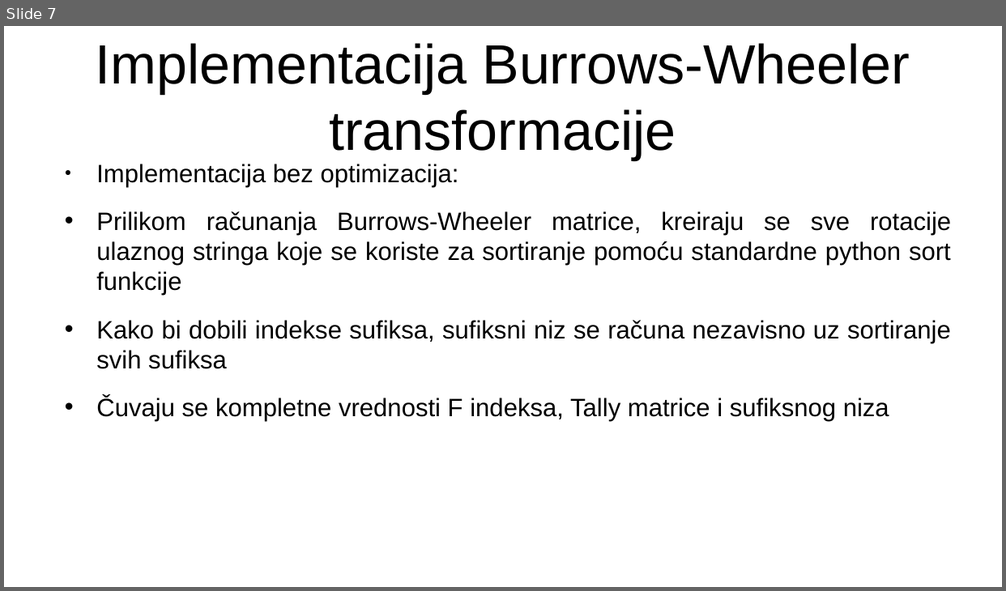
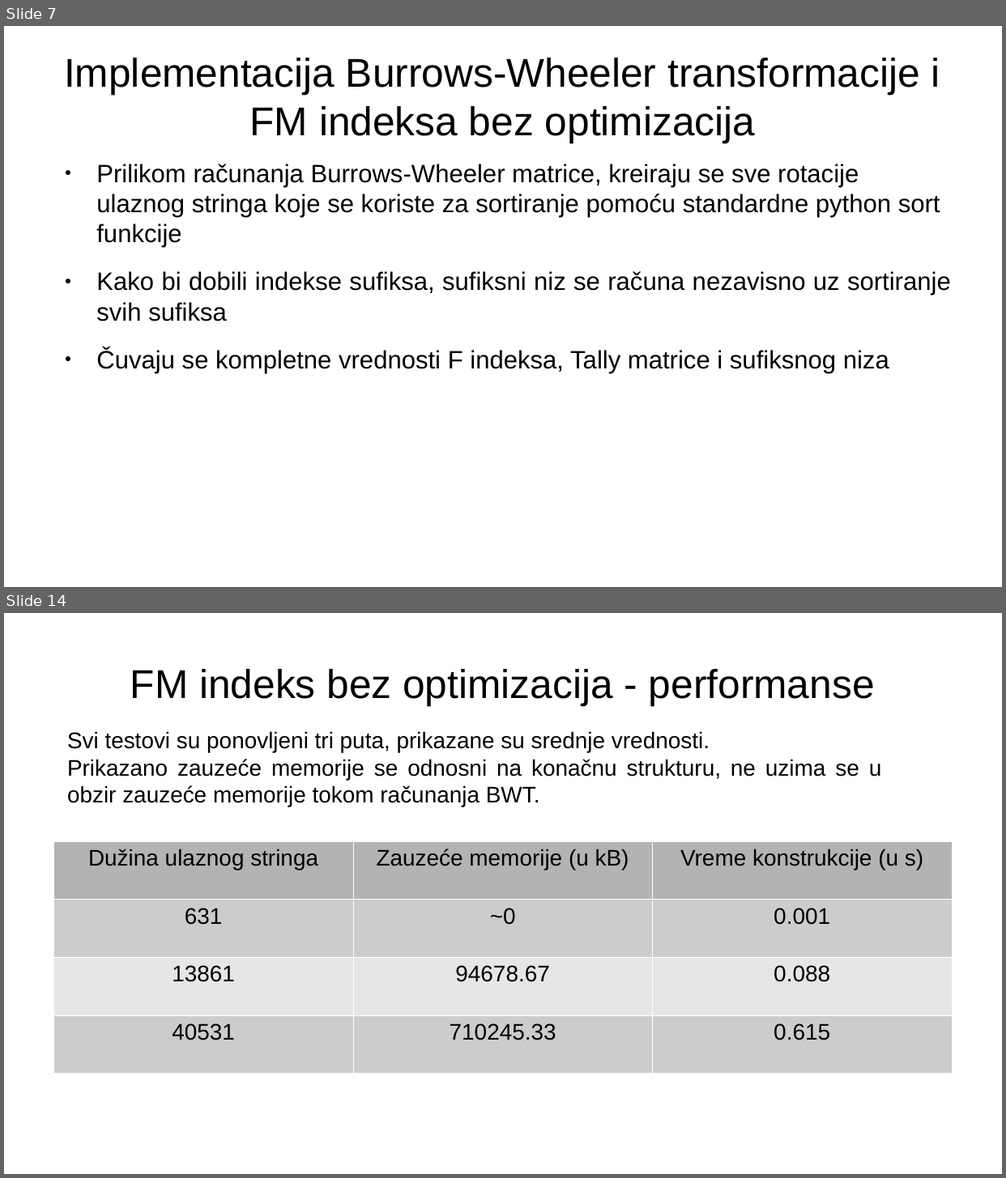
Before and after one commit to MalovicAleksandar/gi2022-ma213375m-projzad4, a slide deck: prezentacija.pptx. Shown one above the other, each under a label of ours: slide 7 before the commit, slides 7 and 14 after it; the slides between them are not shown. The pictures are 1006x591 and 1006x1178 pixels, drawn with LibreOffice and Linux fonts; fonts in the diff are those of the drawing. Boxes give left, top, right and bottom in pixels: in the first picture for what was removed or moved away, otherwise in the second. Text is boxed around its words. In the diff, an @@ line names an element or a change of style, - is before the commit and + after.

```diff
--- a/prezentacija.pptx
+++ b/prezentacija.pptx
@@ slide 14 added at (x1=4, y1=613, x2=1002, y2=1174), background #FFFFFF @@
@@ text added at (x1=130, y1=669, x2=875, y2=705), 32 pt, text #000000 @@
+FM indeks bez optimizacija - performanse
@@ text added at (x1=67, y1=731, x2=882, y2=807), 18 pt, text #000000 @@
+Svi testovi su ponovljeni tri puta, prikazane su srednje vrednosti.
+Prikazano zauzeće memorije se odnosni na konačnu strukturu, ne uzima se u obzir zauzeće memorije tokom računanja BWT.
@@ table added at (x1=53, y1=841, x2=953, y2=1174), 4 rows, 3 columns @@
+Dužina ulaznog stringa | Zauzeće memorije (u kB) | Vreme konstrukcije (u s)
+631 | ~0 | 0.001
+13861 | 94678.67 | 0.088
+40531 | 710245.33 | 0.615
@@ slide 7 changed as well @@
@@ text at (x1=64, y1=58, x2=940, y2=143): text changed; size 44 to 32 pt @@
-Implementacija Burrows-Wheeler transformacije
+Implementacija Burrows-Wheeler transformacije i FM indeksa bez optimizacija
@@ text "Prilikom računanja Burrows-Wheeler matrice, kreiraju ..." at (x1=96, y1=164, x2=951, y2=373): alignment justified to left; bullet • to ● @@
@@ text at (x1=96, y1=164, x2=459, y2=187): paragraph removed @@
-● Implementacija bez optimizacija:
```
Also in this commit, not shown: 5 other slides changed, 28 other slides added, 1 other file.
